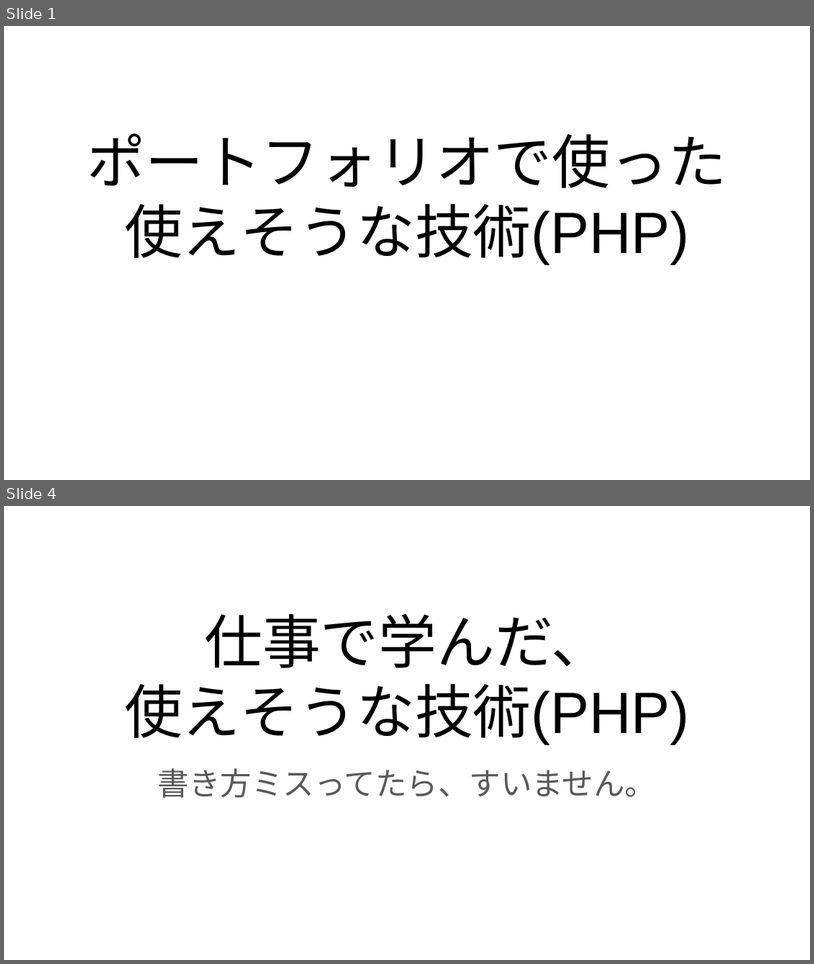
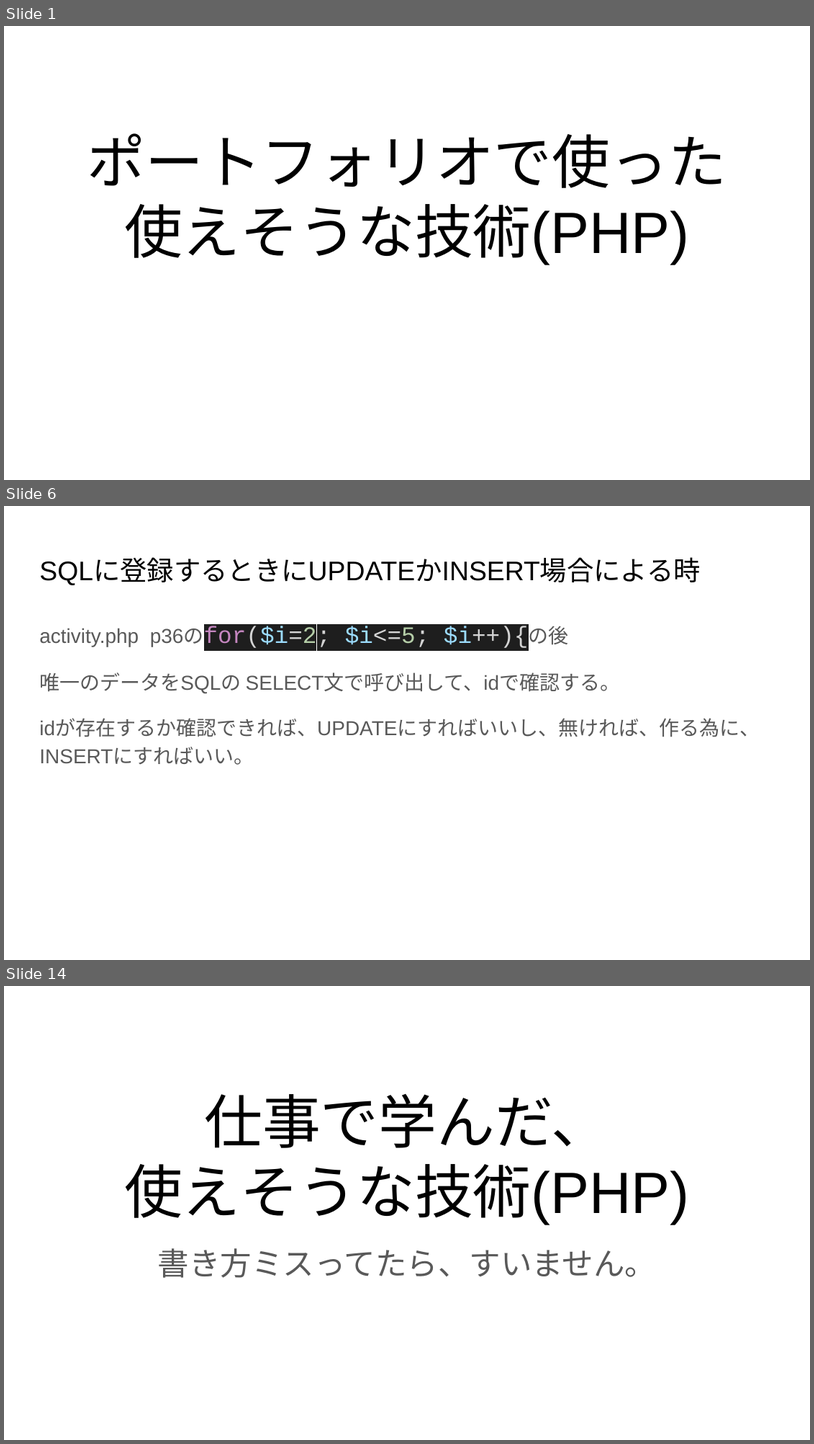
Before and after one commit to masabolic/self_monitoring, a slide deck: 使えそうな技術.pptx. Shown one above the other, each under a label of ours: slides 1 and 4 before the commit, slides 1, 6 and 14 after it; the slides between them are not shown. The pictures are 814x964 and 814x1444 pixels, drawn with LibreOffice and Linux fonts; fonts in the diff are those of the drawing. Boxes give left, top, right and bottom in pixels: in the first picture for what was removed or moved away, otherwise in the second. Text is boxed around its words. In the diff, an @@ line names an element or a change of style, - is before the commit and + after.

```diff
--- a/使えそうな技術.pptx
+++ b/使えそうな技術.pptx
@@ slide 6 added at [4,506,810,960], background #FFFFFF @@
@@ title added at [39,559,700,585], 24 pt, text #000000 @@
+SQLに登録するときにUPDATEかINSERT場合による時
@@ text added at [39,626,760,764], 18 pt, text #595959 @@
+activity.php p36のfor($i=2; $i<=5; $i++){の後
+唯一のデータをSQLの SELECT文で呼び出して、idで確認する。
+idが存在するか確認できれば、UPDATEにすればいいし、無ければ、作る為に、INSERTにすればいい。
@@ what was slide 4 is now slide 14 @@
```
Also in this commit, not shown: 2 slides changed, 9 other slides added, 1 other file.
